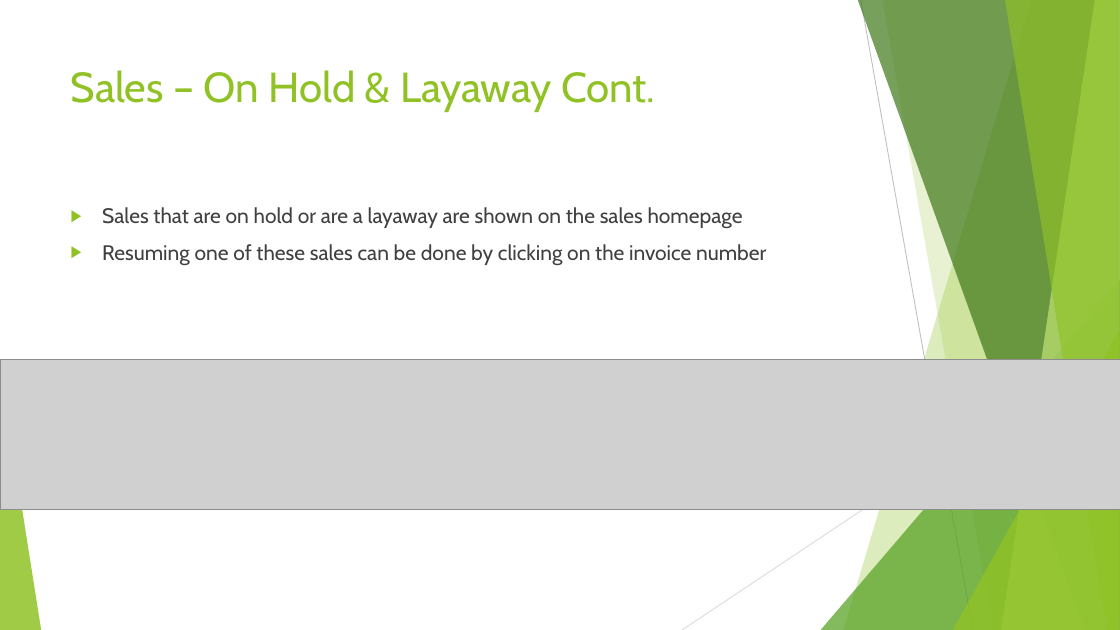
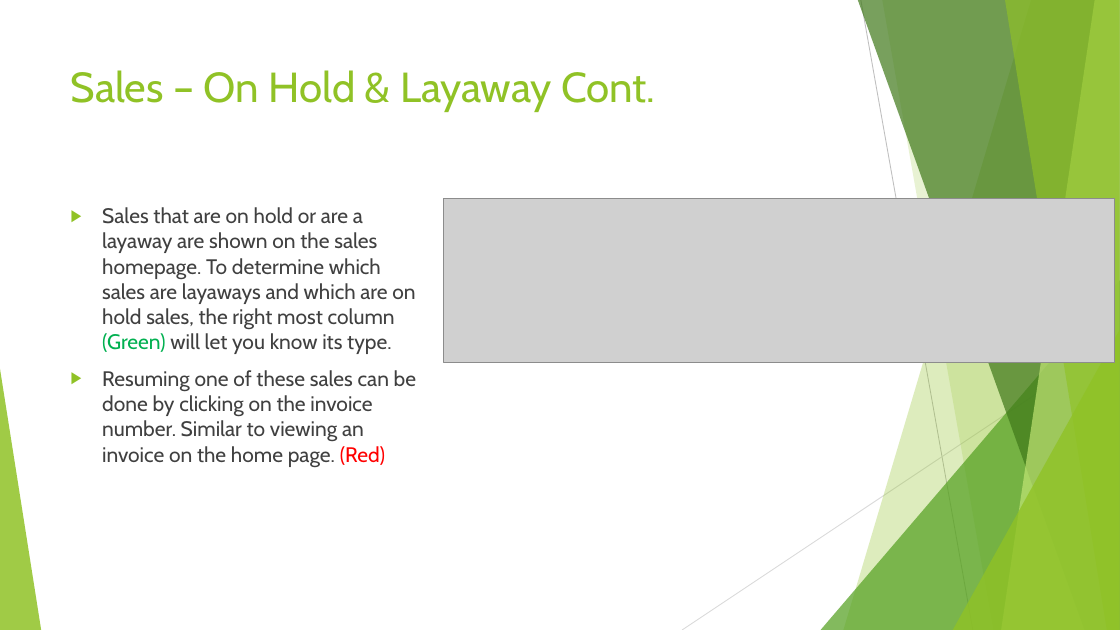
Before and after one commit to SweetSpotProShop/SweetSpot-Documentation, a slide deck: slide 6 of Release Powerpoints/V3.1.0.pptx (slide 4 before the commit). Drawn at 1120x630 pixels with LibreOffice and Linux fonts; fonts in the diff are those of the drawing; grey boxes stand for pictures. Boxes give left, top, right and bottom in pixels: in the first picture for what was removed or moved away, otherwise in the second. Text is boxed around its words. In the diff, an @@ line names an element or a change of style, - is before the commit and + after.

Commit message:
V3.1.0 - PowerPoint updated
-Updated the powerpoint for V3.1.0
-Temp Screenshots added

```diff
--- a/Release Powerpoints/V3.1.0.pptx
+++ b/Release Powerpoints/V3.1.0.pptx
@@ text at (x1=102, y1=207, x2=416, y2=467): text changed @@
-▶ Sales that are on hold or are a layaway are shown on the sales homepage
-▶ Resuming one of these sales can be done by clicking on the invoice number
+▶ Sales that are on hold or are a layaway are shown on the sales homepage. To determine which sales are layaways and which are on hold sales, the right most column (Green) will let you know its type.
+▶ Resuming one of these sales can be done by clicking on the invoice number. Similar to viewing an invoice on the home page. (Red)
@@ picture added at (x1=444, y1=198, x2=1114, y2=363) @@
@@ picture removed at (x1=0, y1=360, x2=1120, y2=510) @@
```
Also in this commit, not shown: 6 other slides changed, 5 slides added, 4 slides removed, 9 other files.
